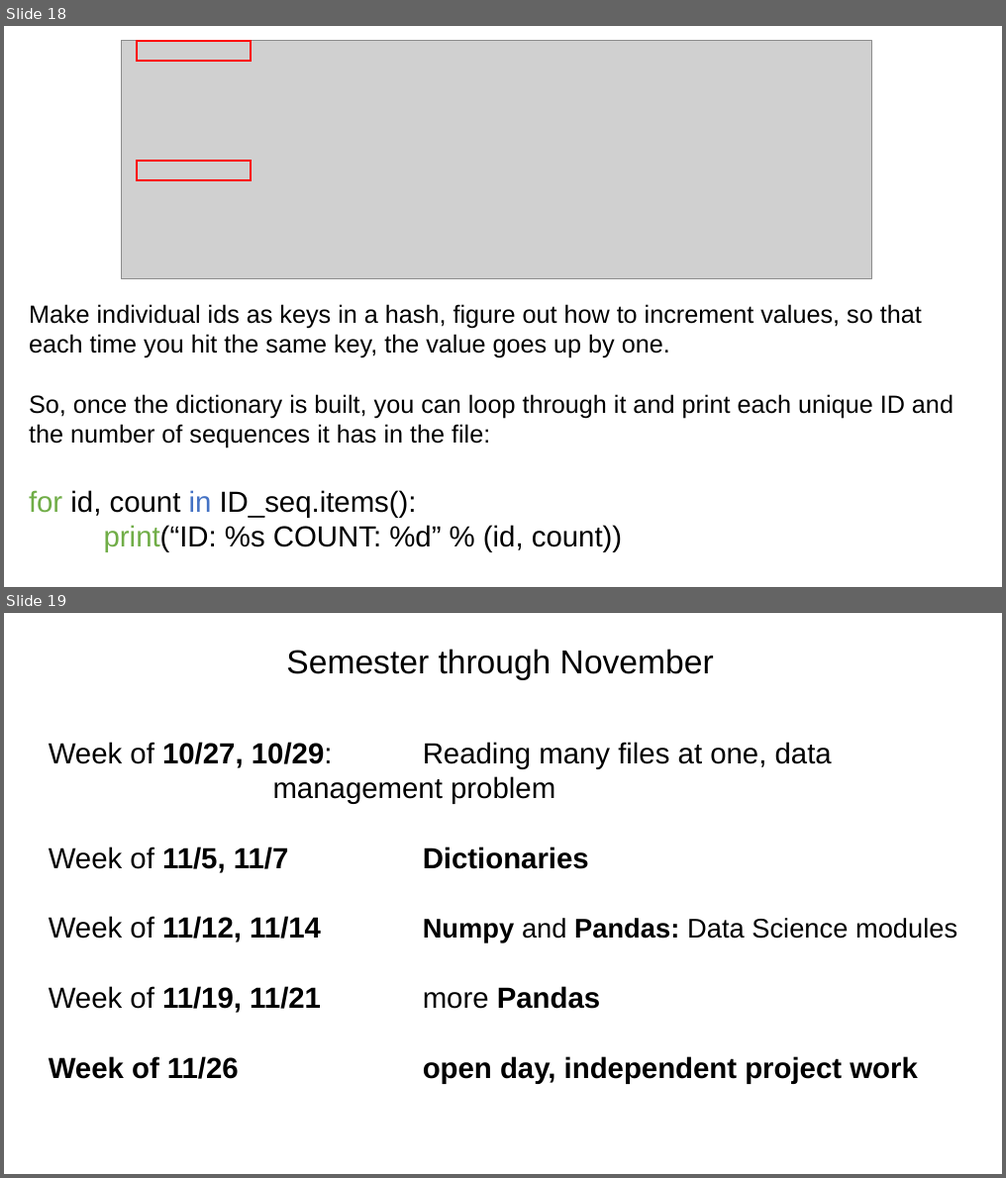
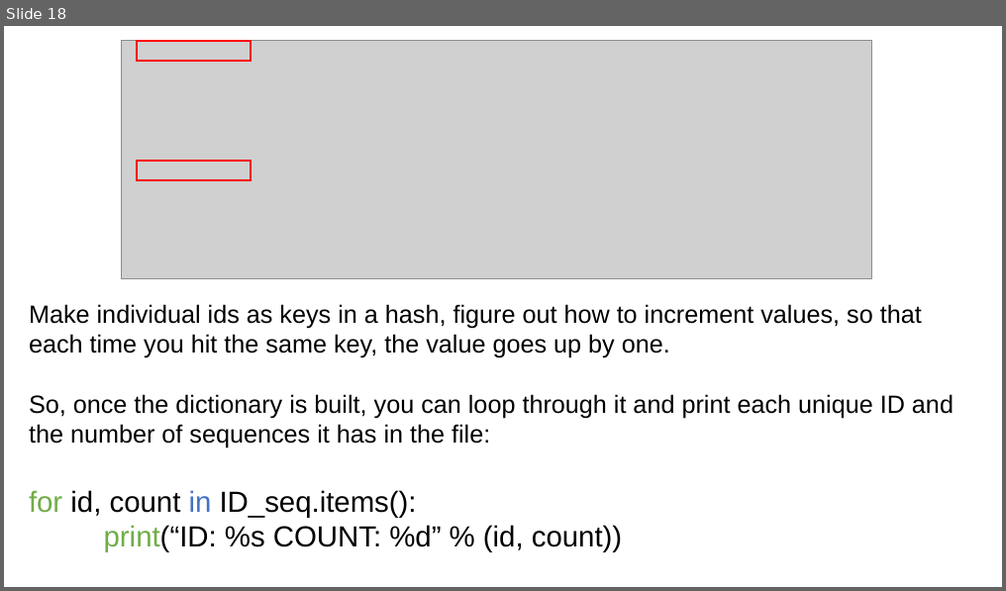
Before and after one commit to tparchman/F26_BIOL792, a slide deck: week13_python_dictionaries/dictionaries_week13.pptx. Shown one above the other, each under a label of ours: slides 18 and 19 before the commit, slide 18 after it. The pictures are 1006x1178 and 1006x591 pixels, drawn with LibreOffice and Linux fonts; fonts in the diff are those of the drawing; grey boxes stand for pictures. Boxes give left, top, right and bottom in pixels: in the first picture for what was removed or moved away, otherwise in the second. Text is boxed around its words. In the diff, an @@ line names an element or a change of style, - is before the commit and + after.

```diff
--- a/week13_python_dictionaries/dictionaries_week13.pptx
+++ b/week13_python_dictionaries/dictionaries_week13.pptx
@@ slide 19 removed at <box>4,613,1002,1174</box>, background #FFFFFF @@
@@ text removed at <box>286,649,714,680</box> @@
-Semester through November
@@ text removed at <box>49,742,957,1084</box> @@
-Week of 10/27, 10/29: Reading many files at one, data management problem
-Week of 11/5, 11/7 Dictionaries
-Week of 11/12, 11/14 Numpy and Pandas: Data Science modules
-Week of 11/19, 11/21 more Pandas
-Week of 11/26 open day, independent project work
```
Also in this commit, not shown: 3 slides changed, 4 other files.
